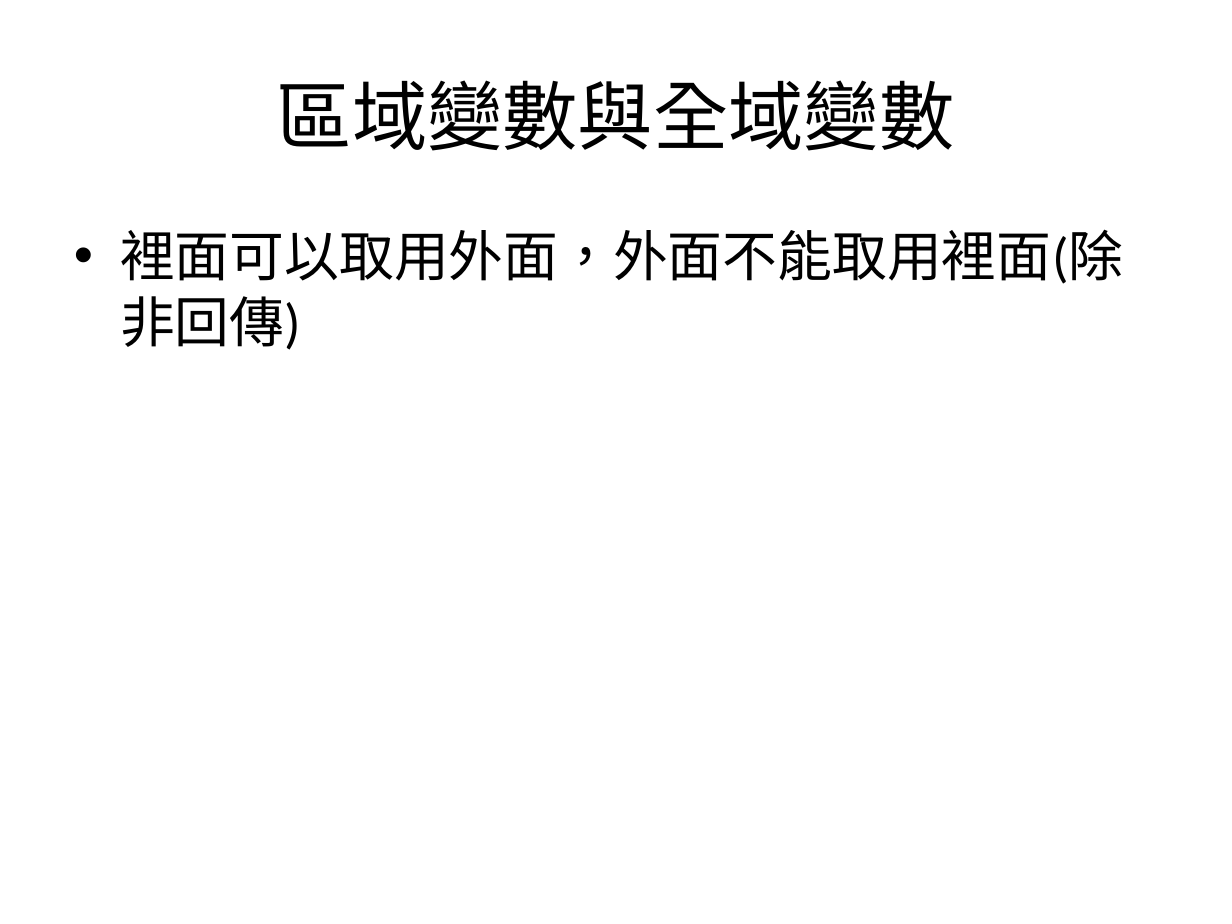
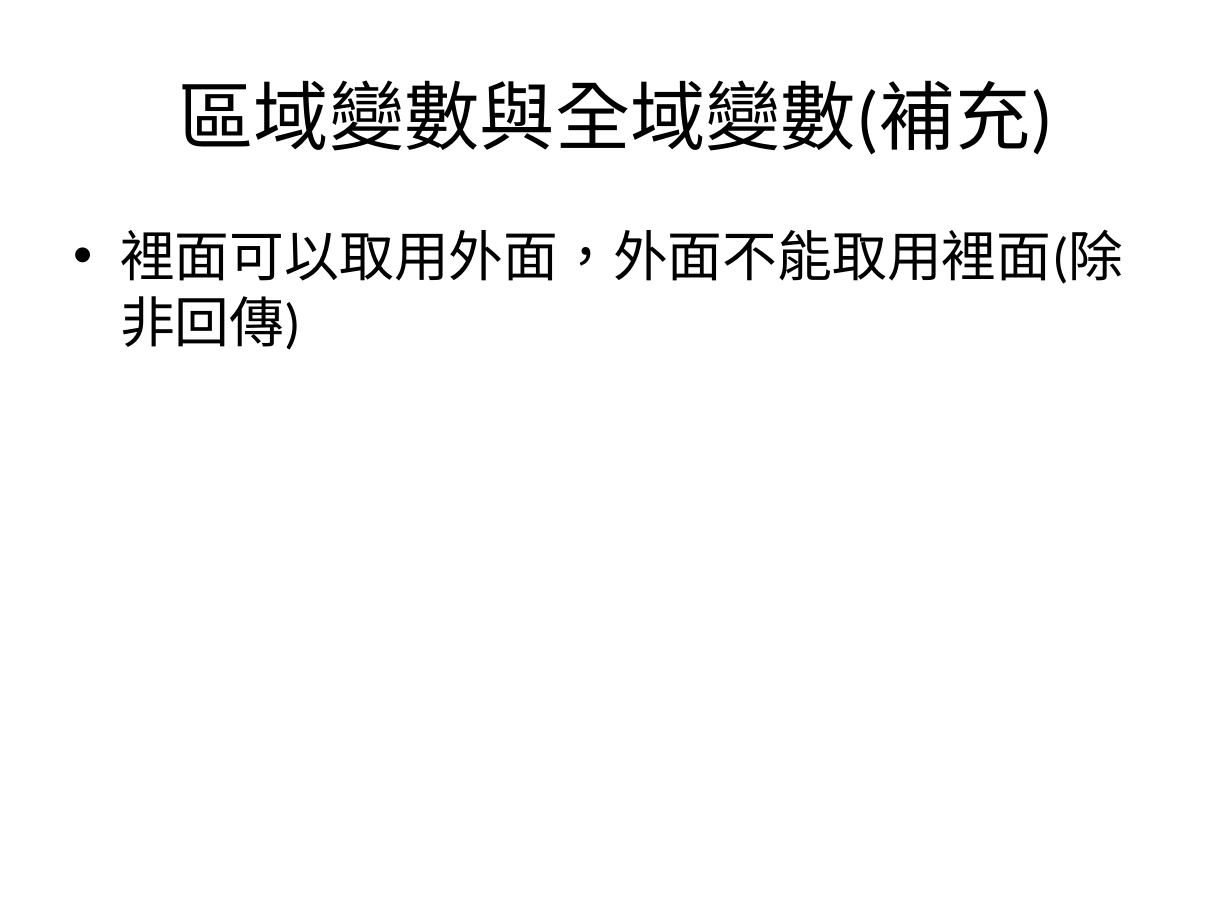
Before and after one commit to allen8101070/JavaScript-PPT, a slide deck: slide 24 of javaScript.pptx (slide 16 before the commit). Drawn at 1232x924 pixels with LibreOffice and Linux fonts; fonts in the diff are those of the drawing. Boxes give left, top, right and bottom in pixels: in the first picture for what was removed or moved away, otherwise in the second. Text is boxed around its words. In the diff, an @@ line names an element or a change of style, - is before the commit and + after.

```diff
--- a/javaScript.pptx
+++ b/javaScript.pptx
@@ title at (x1=179, y1=80, x2=1054, y2=155): text changed @@
-區域變數與全域變數
+區域變數與全域變數(補充)
```
Also in this commit, not shown: 8 other slides changed, 25 slides added, 4 slides removed.
